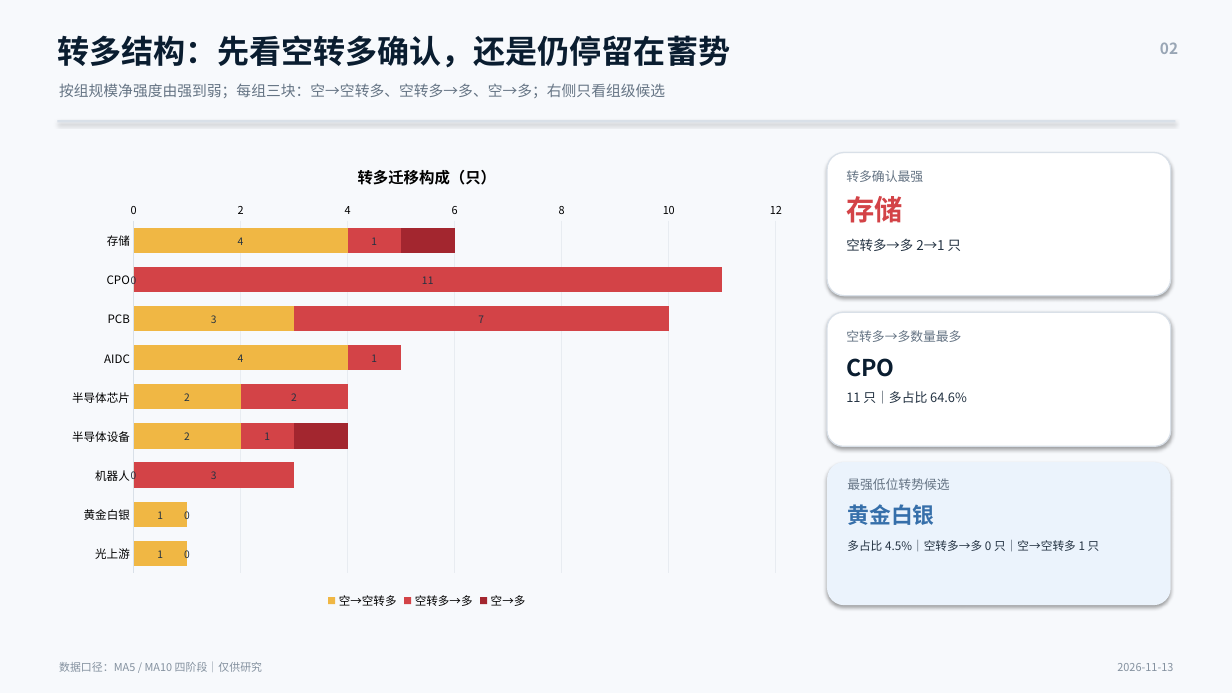
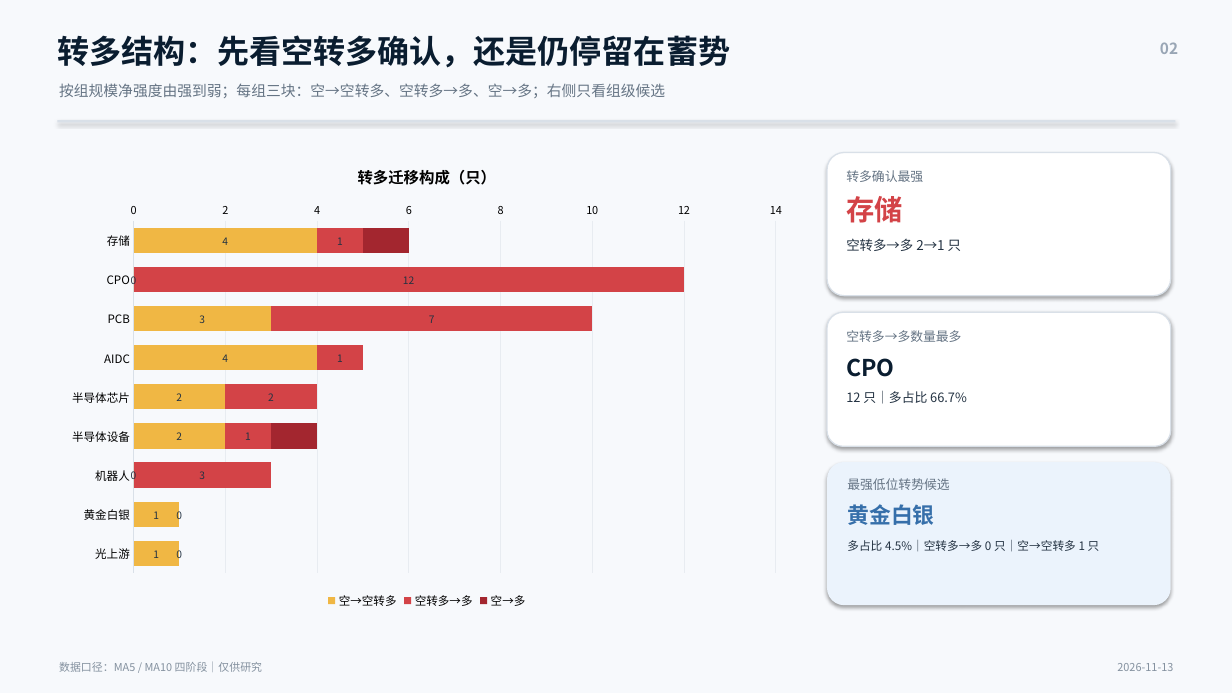
Before and after one commit to nancybhc/a-share-blast-lab, a slide deck: slide 2 of assets/多空阶段简报_2026-11-13.pptx. Drawn at 1232x693 pixels with LibreOffice and Linux fonts; fonts in the diff are those of the drawing. Boxes give left, top, right and bottom in pixels: in the first picture for what was removed or moved away, otherwise in the second. Text is boxed around its words. In the diff, an @@ line names an element or a change of style, - is before the commit and + after.

```diff
--- a/assets/多空阶段简报_2026-11-13.pptx
+++ b/assets/多空阶段简报_2026-11-13.pptx
@@ bar stacked chart at [57,146,797,613] @@
@@ 空转多→多, CPO: 11 to 12 @@
@@ text at [846,391,967,404]: text changed @@
-11 只｜多占比 64.6%
+12 只｜多占比 66.7%
```
Also in this commit, not shown: 3 other slides changed, 8 other files.
